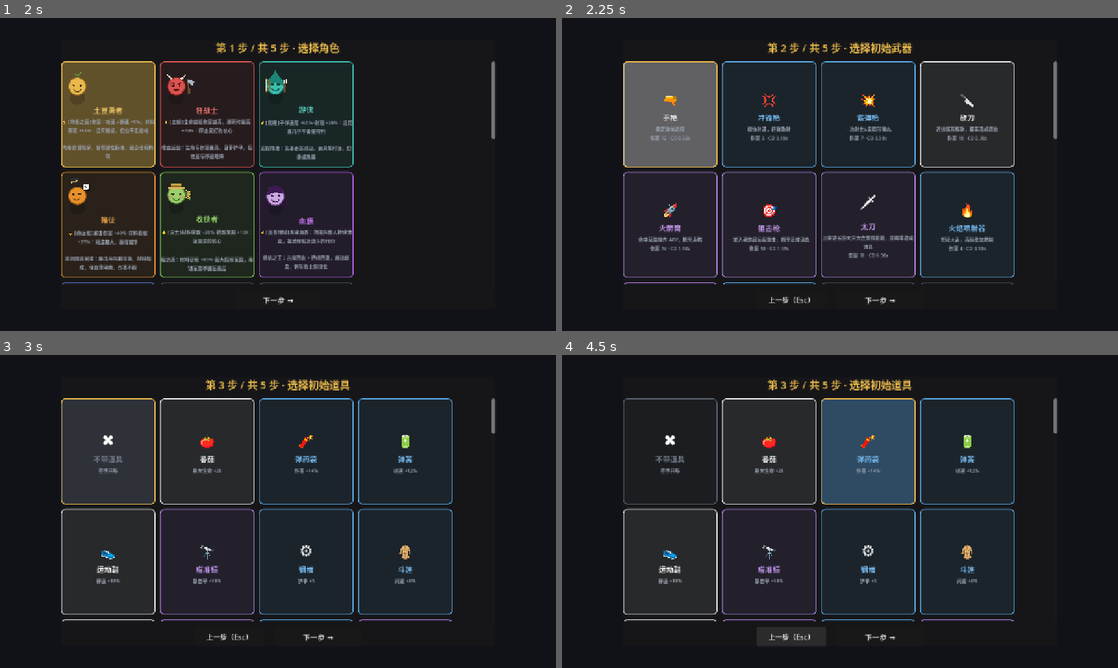
Above: before the commit, frames 1-4 (two rows, left to right).
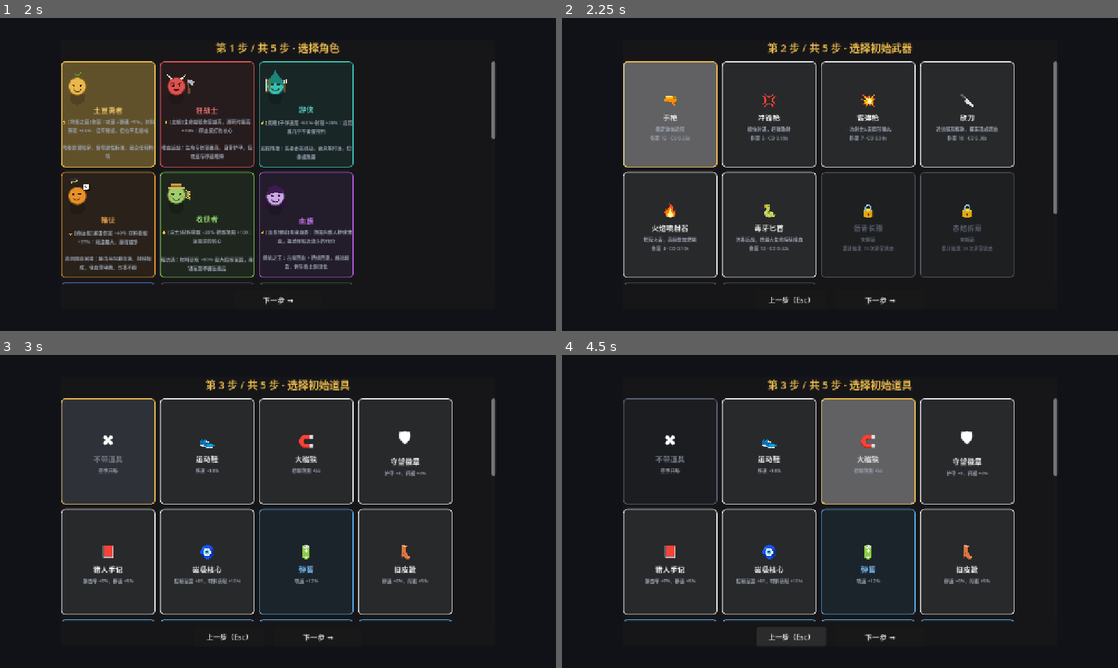
Above: after the commit, the same moments.

Repository: CONQUERORLL/TheGreatestProject
Game: Godot game, scene res://scenes/ui/main_menu.tscn
Same seed, same stepped clock (60 frames per second), same inputs: the game is played once before the commit and once after it.
Inputs (mouse positions are in pixels of both pictures, inside the frame that each line leads up to):
- Up to frame 1 (2 s): click "开 始 游 戏" at 0.5 s; click "第 1 槽 · 空" at 1.25 s
- Up to frame 2 (2.25 s): click (667, 115) at 2.02 s
- Up to frame 3 (3 s): click (205, 452) at 2.77 s
- Up to frame 4 (4.5 s): click (867, 452) at 3.52 s; click "上一步（Esc）" at 4.25 s

Frame 1 is identical in both runs. In frame 2, 3.7% of the frame differs, in the area x 11-89%, y 13-86%; in frame 3, 3.0%; in frame 4, 8.1%.

Commit message:
平衡：开局武器/道具统一基础品阶 + 品阶按等级概率逐步解锁
1. 开局武器池收束：只开放基础档（LOADOUT_WEAPONS 10 把，远程/近战/AOE/状态流），
   向导内统一 common 品阶色展示；高品阶武器（epic/mythic/legendary）改为局内
   通过商店/升级/掉落/波末合成逐步获得，杜绝「开局选磁轨炮碾压全场」。

2. 开局道具池收束 + 亲和：只开放前期过渡档（LOADOUT_ITEMS，common/rare），
   并按当前角色+武器的构筑亲和排序，相关道具优先展示；不再全部开放，
   避免开局拿到神器直接降低难度。

3. 品阶概率加门槛：rarity_weight 让 epic>=3 / mythic>=6 / legendary>=9 才出现
   （权重为 0），实现「LV1 红品概率为 0、按等级/波次逐步解锁」。

4. 内容补充：新增 3 件 common 前期过渡道具（旧皮靴/行军干粮/打火石）+
   2 件 legendary 后期神品道具（龙魂玉/不灭真元），丰富前后期内容。

5. 同步更新冒烟测试断言以匹配新曲线（法宝池低波次只含白/蓝、后期才完整）。

Diff:
--- a/game/scripts/core/config.gd
+++ b/game/scripts/core/config.gd
@@ -272,6 +272,21 @@
 const WEAPON_SHOP_WEIGHTS := { "pistol": 3.0, "smg": 2.4, "knife": 2.4, "shotgun": 1.6, "rocket": 0.8, "sniper": 0.7, " …(374 unchanged characters)…
 const WEAPON_PRICES := { "pistol": 25, "smg": 35, "knife": 28, "shotgun": 42, "rocket": 60, "sniper": 75, "blade": 68,  …(344 unchanged characters)…
 
+## ============================================================
+## 开局内容池（Loadout）—— 开局向导（角色→武器→道具）的可选范围
+##
+## 平衡目标：开局不崩、选择多样、高低品阶拉开成长曲线。
+##   - 开局武器只开放「基础档」（数值相近、玩法各异：远程/近战/AOE/状态流），
+##     且向导里统一按 common 品阶色展示，杜绝「开局选磁轨炮碾压全场」。
+##     高品阶武器（epic/mythic/legendary）只能局内通过商店/升级/掉落/波末合成获得。
+##   - 开局道具只开放「前期过渡档」（common/rare），且按当前角色+武器的构筑亲和排序，
+##     相关道具优先展示；高品阶道具只能局内通过商店/掉落/事件逐步获得。
+##   - 这两张白名单刻意从 Registry 反查（不在表里的 mod 内容默认不进开局池），
+##     既保证内置平衡，也不阻断 mod 内容在局内的正常获取。
+## ============================================================
+const LOADOUT_WEAPONS := ["pistol", "smg", "shotgun", "knife",
+	"flamethrower", "venom_dagger", "tar_whip", "ember_fan", "vine_lash", "blight_bow"]
+
 ## 敌人：W1 基础值；血量/伤害随波次缩放（见 wave_* 系列函数）
 const ENEMIES := {
 	"grunt": { "name": "追击者", "hp": 14.0, "speed": 88.0, "dmg": 8.0, "xp": 2, "mat": 2, "r": 14.0, "color": "#d9534f", "shape": "circle", "heart_chance": 0.04 },
@@ -519,7 +534,23 @@
 	{ "id": "i-frostmirror", "ico": "🪞", "name": "霜心镜", "desc": "命中时 14% 概率冻结，异常持续 +50%", "price": 72, "rarity": "epic", "effects": { "on_hit_freeze": 0.14, "status_dur_mult": 0.50 } },
 	{ "id": "i-ragecloak", "ico": "🧥", "name": "怒血披风", "desc": "濒死时最高 +28% 伤害，闪避 +5%", "price": 54, "rarity": "rare", "effects": { "low_hp_dmg_bonus": 0.28, "dodge": 0.05 } },
 	{ "id": "i-luckypouch", "ico": "👝", "name": "聚宝囊", "desc": "材料获取 +50%，拾取范围 +60", "price": 48, "rarity": "rare", "effects": { "harvesting": 0.50, "pickup_range": 60.0 } },
+	# ---- 前期过渡道具（Phase 6 平衡）：common 低价小件，补开局与前 3 波的空窗 ----
+	# 数值温和但覆盖移动 / 续航 / 元素三大前期需求，让新手开局也有明确的可选方向
+	{ "id": "i-boots", "ico": "👢", "name": "旧皮靴", "desc": "移速 +6%，闪避 +3%", "price": 20, "rarity": "common", "effects": { "speed_mult": 0.06, "dodge": 0.03 } },
+	{ "id": "i-bread", "ico": "🍞", "name": "行军干粮", "desc": "最大生命 +20，生命回复 +0.3/秒", "price": 24, "rarity": "common", "effects": { "max_hp": 20.0, "regen": 0.3 } },
+	{ "id": "i-flint", "ico": "🪨", "name": "打火石", "desc": "命中时 10% 概率点燃（伤害随攻击力）", "price": 26, "rarity": "common", "effects": { "on_hit_burn": 0.10 } },
+	# ---- 后期神品道具（Phase 6 平衡）：legendary 终极件，9 波后才有机会刷出 ----
+	# 数值对标王者桂冠 / 泰坦之力，但定位更极致：一件撑起输出 / 一件撑起生存
+	{ "id": "i-dragonsoul", "ico": "🐉", "name": "龙魂玉", "desc": "伤害 +50%，暴击伤害 +100%，攻速 +20%", "price": 300, "rarity": "legendary", "effects": { "dmg_mult": 0.50, "crit_mult": 1.00, "as_mult": 0.20 } },
+	{ "id": "i-immortal", "ico": "🏮", "name": "不灭真元", "desc": "最大生命 +80，护甲 +8，生命回复 +2.5/秒，闪避 +10%", "price": 300, "rarity": "legendary", "effects": { "max_hp": 80.0, "armor": 8.0, "regen": 2.5, "dodge": 0.10 } },
 ]
+
+## 开局道具池：只开放前期过渡档（common/rare），高品阶道具局内逐步获得。
+## 向导里会按「当前角色 + 武器」的构筑亲和排序，相关道具优先展示（见 main_menu）
+const LOADOUT_ITEMS := ["i-hp", "i-spd", "i-mag", "i-warden", "i-hunter", "i-lodestone",
+	"i-dmg", "i-as", "i-arm", "i-dod", "i-harv", "i-ember", "i-venom", "i-hemo", "i-tar",
+	"i-thorn", "i-feather", "i-focus", "i-ragecloak", "i-luckypouch",
+	"i-boots", "i-bread", "i-flint"]
 
 ## ============================================================
 ## 法宝（Phase 3）—— 触发式特效，区别于 ITEMS 的纯属性被动
@@ -859,8 +890,18 @@
 
 ## 稀有度抽取权重：progress = 波次（商店）或等级（升级三选一），
 ## 越往后高品阶权重越高，构筑成型期才有机会刷出金色/红色
+## 品阶门槛：进度不足时高品阶完全不出（权重 0），保证「LV1 红品概率为 0」、
+## 前期只出现白/蓝、紫品 3 级、金品 6 级、红品 9 级才逐步解锁 ——
+## 既让开局不崩，也保留后期刷出神品的期待感
 static func rarity_weight(rarity: String, progress: int) -> float:
 	var w := float(RARITY_BASE_WEIGHTS.get(rarity, 1.0))
+	match rarity:
+		"epic":
+			if progress < 3: return 0.0
+		"mythic":
+			if progress < 6: return 0.0
+		"legendary":
+			if progress < 9: return 0.0
 	var t := maxf(0.0, float(progress - 1))
 	match rarity:
 		"mythic": w *= 1.0 + 0.22 * t
--- a/game/scripts/ui/main_menu.gd
+++ b/game/scripts/ui/main_menu.gd
@@ -314,21 +314,34 @@
 					locked, Unlocks.unlock_hint("character", String(c.id))))
 		1:
 			_options.columns = 4
-			# 开局武器完全由玩家决定：角色不再绑定"初始武器"，
-			# 否则玩家改选武器时角色设定会被覆盖，绑定本身也就失去意义
-			for w: Dictionary in Registry.weapons.values():
-				if float(w.get("shop_weight", 1.0)) <= 0.0:
-					continue   # 进化形态不进开局池（只能靠波末同名武器合成获得）
-				var locked := not Unlocks.is_unlocked("weapon", String(w.id))
-				_options.add_child(_make_card(_g_weapon, w.id,
+			# 开局武器只开放基础档（LOADOUT_WEAPONS）：品阶统一、玩法各异，
+			# 高品阶武器（epic/mythic/legendary）局内通过商店/升级/掉落/合成逐步获得
+			for wid in Config.LOADOUT_WEAPONS:
+				if not Registry.weapons.has(wid):
+					continue
+				var w: Dictionary = Registry.weapons[wid]
+				var locked := not Unlocks.is_unlocked("weapon", wid)
+				_options.add_child(_make_card(_g_weapon, wid,
 					w.ico, w.name, "%s\n伤害 %.0f · CD %.2fs" % [w.desc, float(w.dmg), float(w.cd)],
-					w.id == _sel_weapon, Config.rarity_color(w.get("rarity", "common")), "",
-					locked, Unlocks.unlock_hint("weapon", String(w.id))))
+					wid == _sel_weapon, Config.rarity_color("common"), "",
+					locked, Unlocks.unlock_hint("weapon", wid)))
 		2:
 			_options.columns = 4
 			_options.add_child(_make_card(_g_item, "", "✖", "不带道具", "空手开局",
 				_sel_item == "", Color("5a6270")))
-			for it: Dictionary in Registry.items.values():
+			# 开局道具只开放前期过渡档（LOADOUT_ITEMS），并按当前角色+武器的构筑亲和排序，
+			# 相关道具优先展示 —— 不全部开放，避免开局就拿到神器直接降低难度
+			var aff: Array = Config.affinity_tags(_sel_char, [_sel_weapon], {})
+			var sorted_items: Array = []
+			for itid in Config.LOADOUT_ITEMS:
+				if not Registry.items.has(itid):
+					continue
+				var it: Dictionary = Registry.items[itid]
+				sorted_items.append({ "it": it,
+					"aff": Config.affinity_mult(Config.entry_tags(it), aff) })
+			sorted_items.sort_custom(func(a, b): return float(a["aff"]) > float(b["aff"]))
+			for e in sorted_items:
+				var it: Dictionary = e.it
 				_options.add_child(_make_card(_g_item, it.id,
 					it.ico, it.name, it.desc, it.id == _sel_item,
 					Config.rarity_color(it.get("rarity", "common"))))
--- a/game/tests/smoke_test.gd
+++ b/game/tests/smoke_test.gd
@@ -322,9 +322,9 @@
 	if not Config.RARITIES.has("mythic") or not Config.RARITIES.has("legendary"):
 		_fail("稀有度枚举缺少 mythic/legendary")
 		return
-	if Config.rarity_weight("legendary", 1) <= 0.0 \
-			or Config.rarity_weight("legendary", 9) <= Config.rarity_weight("legendary", 1):
-		_fail("稀有度权重曲线错误（legendary 应随进度提升）")
+	if Config.rarity_weight("legendary", 1) != 0.0 \
+			or Config.rarity_weight("legendary", 9) <= 0.0:
+		_fail("稀有度权重曲线错误（legendary 应 LV1=0、LV9 起解锁）")
 		return
 	if not Registry.items.has("i-crown") or not Registry.upgrades.has("berserk") \
 			or not Registry.weapons.has("sniper") or not Registry.weapons.has("blade"):
@@ -2456,11 +2456,21 @@
 		return
 
 	# ---- 验证点 5：获取规则（抽取池 / BOSS 权重 / 三渠道常量 / 精英掉落实跑）----
-	if Registry.artifact_pool({}, 1, false).size() != Config.ARTIFACTS.size():
-		_fail("初始抽取池不是全部法宝（%d / %d）"
-			% [Registry.artifact_pool({}, 1, false).size(), Config.ARTIFACTS.size()])
-		return
-	var pool_less: Array = Registry.artifact_pool({ "art_cinder_seal": 1 }, 1, false)
+	# 品阶门槛（Phase 6 平衡）：低波次高品阶权重为 0，法宝池只含白/蓝；
+	# 到后期（wave>=9）全部品阶解锁，池才完整
+	var low_rarity_count := 0
+	for a in Config.ARTIFACTS:
+		if String(a.get("rarity", "common")) in ["common", "rare"]:
+			low_rarity_count += 1
+	if Registry.artifact_pool({}, 1, false).size() != low_rarity_count:
+		_fail("初始抽取池应只含白/蓝品阶法宝（%d / %d）"
+			% [Registry.artifact_pool({}, 1, false).size(), low_rarity_count])
+		return
+	if Registry.artifact_pool({}, 9, false).size() != Config.ARTIFACTS.size():
+		_fail("后期抽取池不是全部法宝（%d / %d）"
+			% [Registry.artifact_pool({}, 9, false).size(), Config.ARTIFACTS.size()])
+		return
+	var pool_less: Array = Registry.artifact_pool({ "art_cinder_seal": 1 }, 9, false)
 	if pool_less.size() != Config.ARTIFACTS.size() - 1 or _pool_has(pool_less, "art_cinder_seal"):
 		_fail("抽取池未排除已持有法宝（%d 件）" % pool_less.size())
 		return
@@ -3623,9 +3633,11 @@
 		return
 	print("SMOKE: affinity artifact pool OK")
 	# ---- 5. 升级池在亲和加权后仍然可用（加权不能把任何条目算成 0）----
+	# 用 LV10 测：品阶门槛（LV1 只出白/蓝）会把高品阶升级权重算成 0，
+	# 那是在验「品阶解锁曲线」而非「亲和加权」，两者分开验
 	var counted := 0
 	for u in Registry.upgrade_list():
-		var w: float = Config.rarity_weight(String(u.get("rarity", "common")), 1) \
+		var w: float = Config.rarity_weight(String(u.get("rarity", "common")), 10) \
 			* Config.affinity_mult(Config.entry_tags(u), ["melee", "burn"])
 		if w <= 0.0:
 			_fail("升级 %s 亲和加权后权重非正" % String(u.id))
